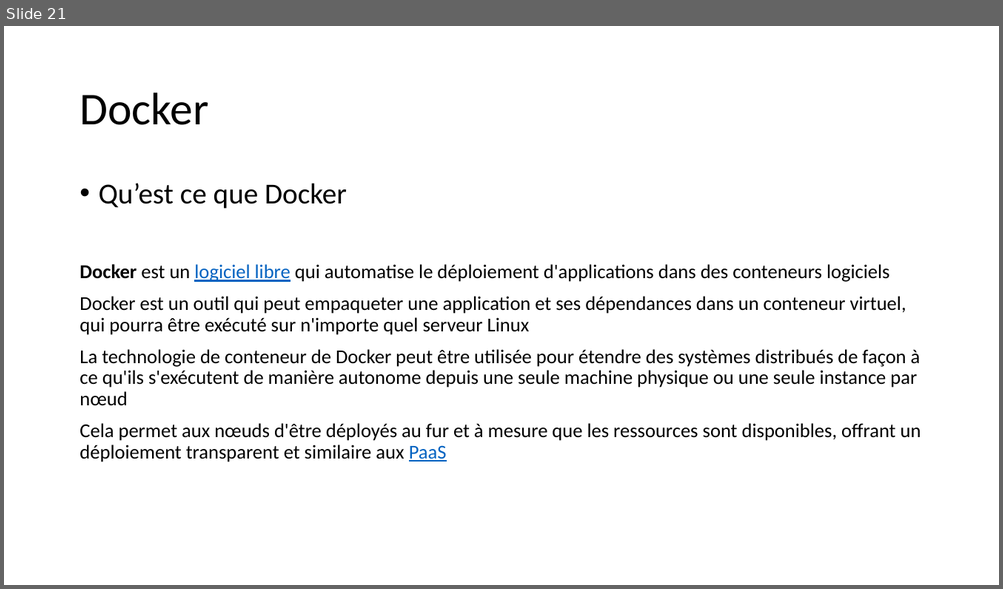
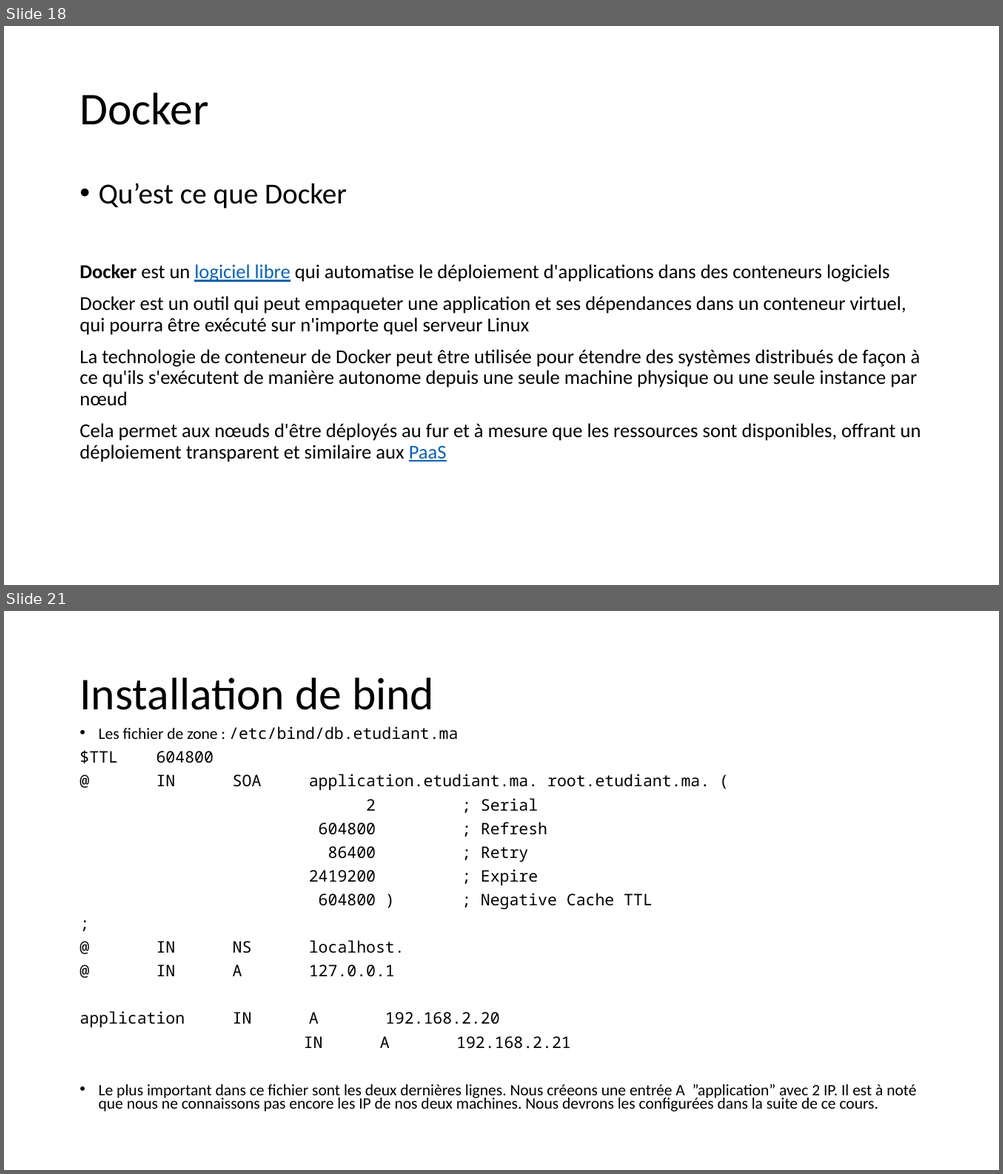
Before and after one commit to jeremysalmon/coursSystemeReparti, a slide deck: systeme_reparti.pptx. Shown one above the other, each under a label of ours: slide 21 before the commit, slides 18 and 21 after it; the slides between them are not shown. The pictures are 1003x589 and 1003x1174 pixels, drawn with LibreOffice and Linux fonts; fonts in the diff are those of the drawing. Boxes give left, top, right and bottom in pixels: in the first picture for what was removed or moved away, otherwise in the second. Text is boxed around its words. In the diff, an @@ line names an element or a change of style, - is before the commit and + after.

Commit message:
Cours final 2016
Cours pour l’exament (sans la partie memcached)

```diff
--- a/systeme_reparti.pptx
+++ b/systeme_reparti.pptx
@@ slide 21 added at [4,611,999,1170], background #FFFFFF @@
@@ title added at [79,678,434,710], 44 pt, text #000000 @@
+Installation de bind
@@ text added at [79,726,916,1112], 15.4 pt, text #000000 @@
+• Les fichier de zone : /etc/bind/db.etudiant.ma
+$TTL 604800
+@ IN SOA application.etudiant.ma. root.etudiant.ma. (
+2 ; Serial
+604800 ; Refresh
+86400 ; Retry
+2419200 ; Expire
+604800 ) ; Negative Cache TTL
+;
+@ IN NS localhost.
+@ IN A 127.0.0.1
+application IN A 192.168.2.20
+IN A 192.168.2.21
+• Le plus important dans ce fichier sont les deux dernières lignes. Nous créeons une entrée A ”application” avec 2 IP. Il est à noté que nous ne connaissons pas encore les IP de nos deux machines. Nous devrons les configurées dans la suite de ce cours.
@@ what was slide 21 is now slide 18 @@
```
Also in this commit, not shown: 2 slides changed, 18 other slides added.
